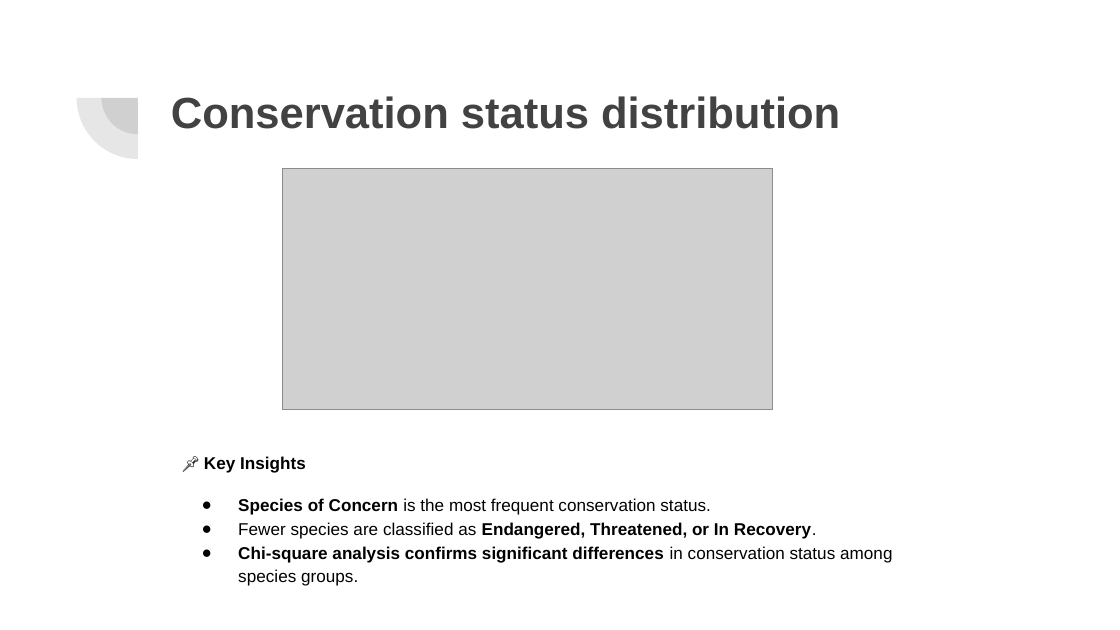
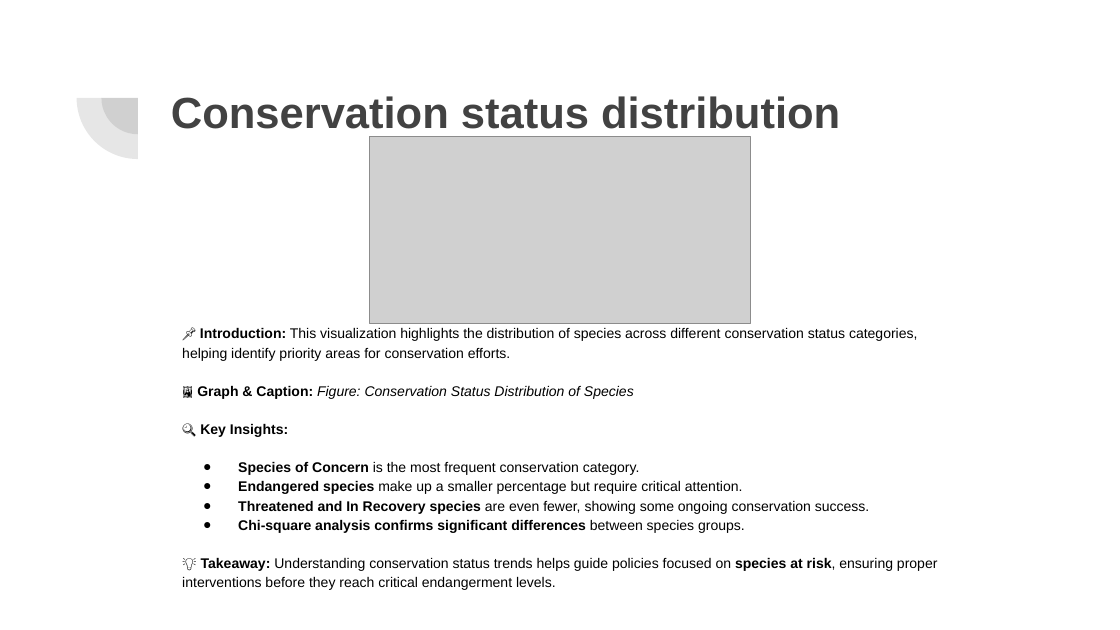
Before and after one commit to gabrielarcangelbol/biodiversity-in-national-parks, a slide deck: slide 6 of Exploring Biodiversity & Conservation in National Parks.pptx. Drawn at 1120x630 pixels with LibreOffice and Linux fonts; fonts in the diff are those of the drawing; grey boxes stand for pictures. Boxes give left, top, right and bottom in pixels: in the first picture for what was removed or moved away, otherwise in the second. Text is boxed around its words. In the diff, an @@ line names an element or a change of style, - is before the commit and + after.

```diff
--- a/Exploring Biodiversity & Conservation in National Parks.pptx
+++ b/Exploring Biodiversity & Conservation in National Parks.pptx
@@ picture: place and size @@
-picture at (283,169,773,410)
+picture at (370,137,750,324)
@@ text at (182,328,937,590): text changed; size 11 to 9 pt; bold off @@
-📌 Key Insights
-● Species of Concern is the most frequent conservation status.
-● Fewer species are classified as Endangered, Threatened, or In Recovery.
-● Chi-square analysis confirms significant differences in conservation status among species groups.
+📌 Introduction: This visualization highlights the distribution of species across different conservation status categories, helping identify priority areas for conservation efforts.
+🖼 Graph & Caption: Figure: Conservation Status Distribution of Species
+🔍 Key Insights:
+● Species of Concern is the most frequent conservation category.
+● Endangered species make up a smaller percentage but require critical attention.
+● Threatened and In Recovery species are even fewer, showing some ongoing conservation success.
+● Chi-square analysis confirms significant differences between species groups.
+💡 Takeaway: Understanding conservation status trends helps guide policies focused on species at risk, ensuring proper interventions before they reach critical endangerment levels.
```
Also in this commit, not shown: 8 other slides changed, 1 slide added, 1 slide removed.
